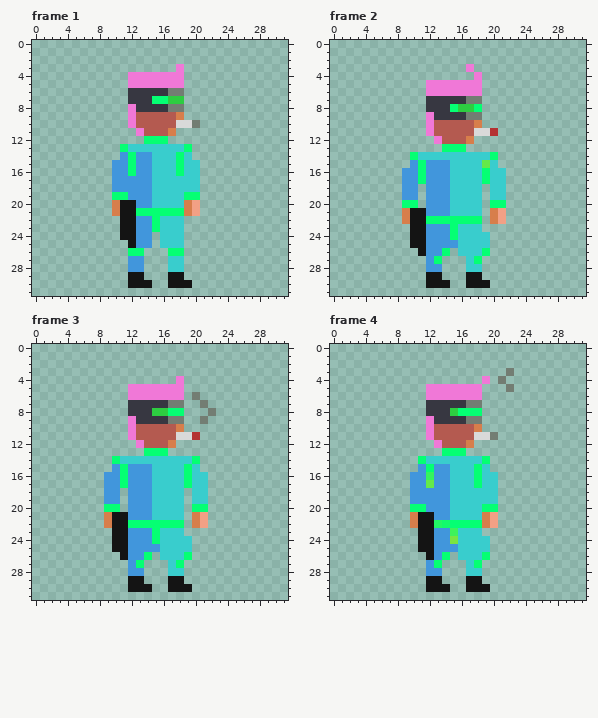
A pixel-art file gets an edit: assets/asesprite/hero.ase. The picture above is the old version.
32x32 pixels, 81 frames. Colours within 5 levels of each other are drawn and written as one. Shown: frame 1, frame 2, frame 3, frame 4. The commit also changed other frames, which this record leaves out.
Now the later version:
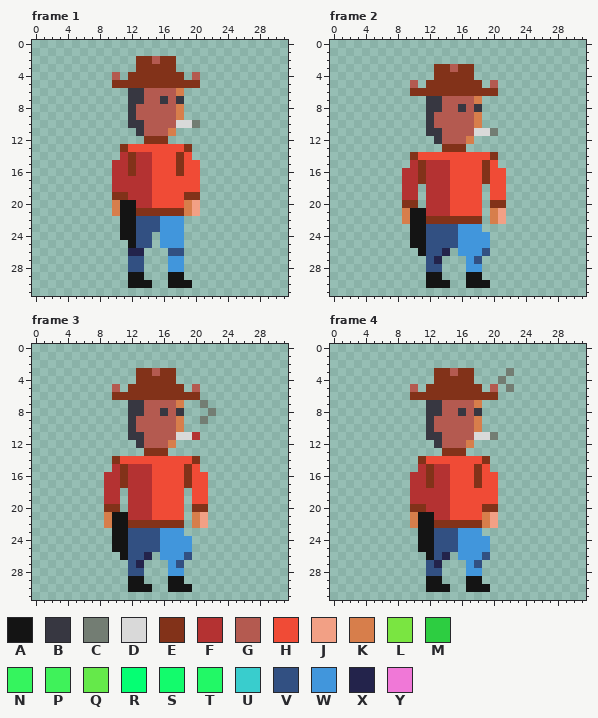
Palette (. is transparent): A #141414  B #373741  C #737d73  D #d9d9d9  E #823219  F #b43232  G #b45a50  H #f04b36  J #f2a085  K #d77e4b  L #7ae541  M #2dcd41  N #35f45e  P #3ff25a  Q #65e94a  R #05ff73  S #13fb6c  T #22f866  U #39cdcd  V #325082  W #4196dc  X #23234b  Y #f078d7
Message: add hero & restart on last level when die
From old to new:
Changed rows in their new state; - is an unchanged pixel.
Frame 1:
first column x 10:
 2 ---EEGEE---
 3 ---EEEEE.--
 4 G-EEEEEEE-G
 5 EEEEEEEEEEE
 6 ----GGGGK--
 7 ----GGBGB--
 8 --BGGGGGK--
 9 --B--------
10 --BB-------
11 ---B-------
12 ----EEE----
13 -EHHHHHHHE-
14 -FEFFHHHEH-
15 FFEFFHHHEHH
16 FFEFFHHHEHH
17 FFFFFHHHHHH
18 FFFFFHHHHHH
19 EEFFFHHHHEE
20 ---FFHHHH--
21 ---EEEEEE--
22 ---VVVWWW--
23 ---VVVWWW--
24 ---VV-WWW--
25 ---VV-WWW--
26 --XX---VV--
27 --VV---WW--
28 --VV---WW--
Frame 2:
first column x 9:
 3 ----EEGEE----
 4 ----EEEEE.---
 5 -G-EEEEEEE-G-
 6 -EEEEEEEEEEE-
 7 -----GGGGK---
 8 -----GGBGB---
 9 ---BGGGGGK---
10 ---B---------
11 ---BB------C-
12 ----B--------
13 -----EEE-----
14 -EHHHHHHHHHE-
15 -FEFFFHHHHEH-
16 FFEFFFHHHHEHH
17 FFEFFFHHHHEHH
18 FF-FFFHHHH-HH
19 FF-FFFHHHH-HH
20 EE-FFFHHHH-EE
21 ---FFFHHHH---
22 ---EEEEEEE---
23 ---VVVVWWW---
24 ---VVVVWWWW--
25 ---VVVVWWWW--
26 ---VVX-WWWV--
27 ---VX---WV---
28 ---VV---WW---
Frame 3:
first column x 9:
 3 ----EEGEE----
 4 ----EEEEE.---
 5 -G-EEEEEEE-G-
 6 -EEEEEEEEEEE-
 7 -----GGGGK---
 8 -----GGBGB---
 9 ---BGGGGGK---
10 ---B---------
11 ---BB--------
12 ----B--------
13 -----EEE-----
14 -EHHHHHHHHHE-
15 -FEFFFHHHHEH-
16 FFEFFFHHHHEHH
17 FFEFFFHHHHEHH
18 FF-FFFHHHH-HH
19 FF-FFFHHHH-HH
20 EE-FFFHHHH-EE
21 ---FFFHHHH---
22 ---EEEEEEE---
23 ---VVVVWWW---
24 ---VVVVWWWW--
25 ---VVVVWWWW--
26 ---VVX-WWWV--
27 ---VX---WV---
28 ---VV---WW---
Frame 4:
first column x 10:
 3 ---EEGEE---
 4 ---EEEEE-.-
 5 G-EEEEEEE-G
 6 EEEEEEEEEEE
 7 ----GGGGK--
 8 ----GGBGB--
 9 --BGGGGGK--
10 --B--------
11 --BB-------
12 ---B-------
13 ----EEE----
14 -EHHHHHHHE-
15 -FEFFHHHEH-
16 FFEFFHHHEHH
17 FFEFFHHHEHH
18 FFFFFHHHHHH
19 FFFFFHHHHHH
20 EEFFFHHHHEE
21 ---FFHHHH--
22 ---EEEEEE--
23 ---VVVWWW--
24 ---VVVWWWW-
25 ---VVVWWWW-
26 ---VX-WWWV-
27 --VX---WV--
28 --VV---WW--
